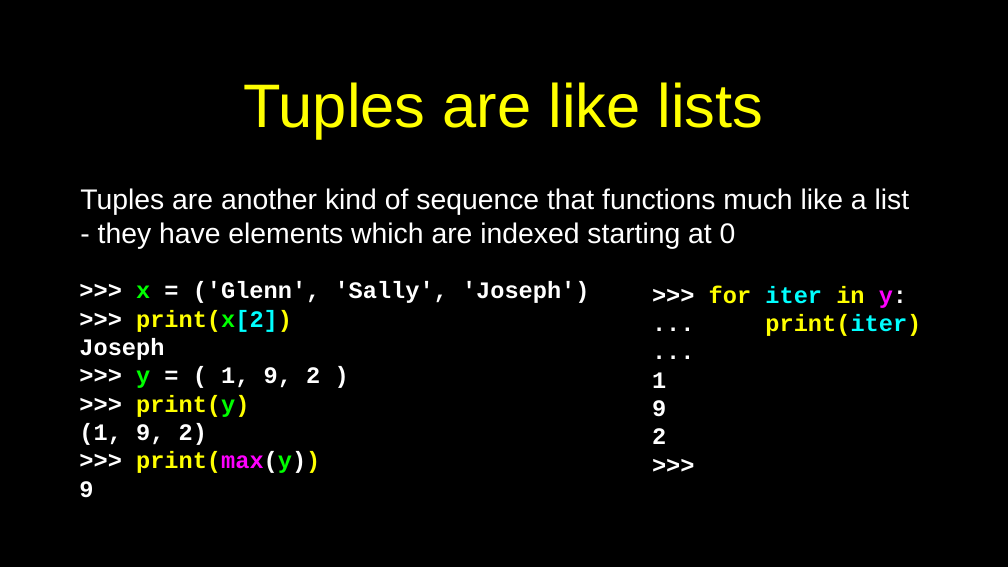
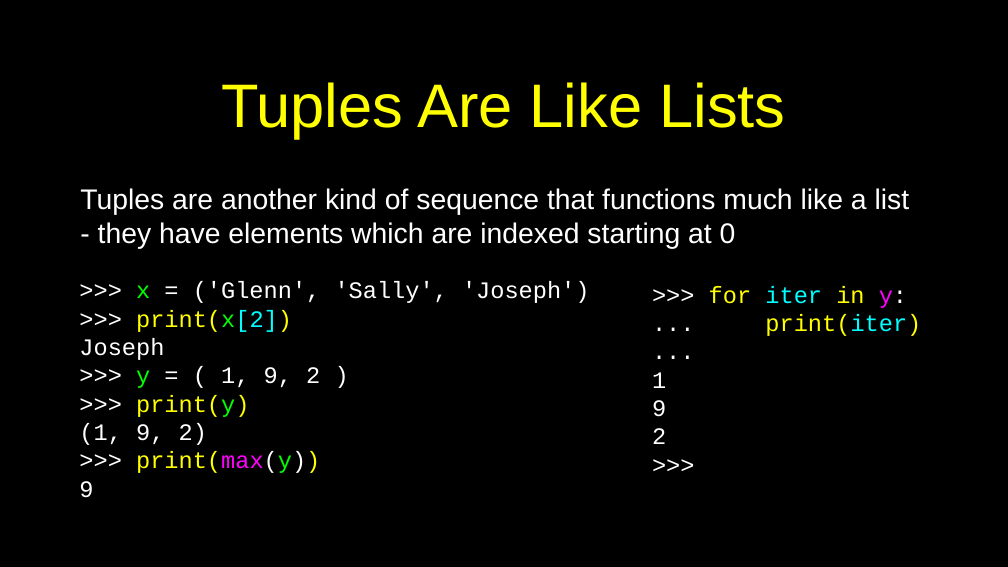
Before and after one commit to csev/py4e, a slide deck: slide 2 of lectures3/Pythonlearn-10-Tuples.pptx. Drawn at 1008x567 pixels with LibreOffice and Linux fonts; fonts in the diff are those of the drawing. Boxes give left, top, right and bottom in pixels: in the first picture for what was removed or moved away, otherwise in the second. Text is boxed around its words. In the diff, an @@ line names an element or a change of style, - is before the commit and + after.

```diff
--- a/lectures3/Pythonlearn-10-Tuples.pptx
+++ b/lectures3/Pythonlearn-10-Tuples.pptx
@@ title at bbox=[221, 82, 785, 139]: text changed @@
-Tuples are like lists
+Tuples Are Like Lists
@@ text ">>> x = ('Glenn', 'Sally', ..." at bbox=[79, 281, 590, 498]: bold off @@
```
Also in this commit, not shown: 13 other slides changed, 1 slide removed, 1 other file.
